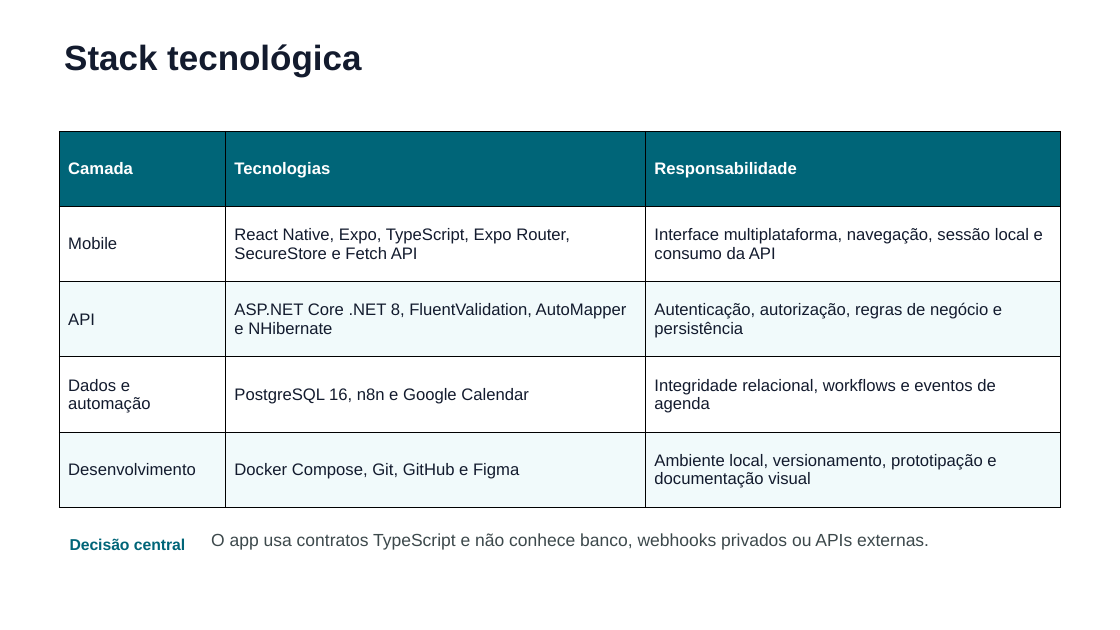
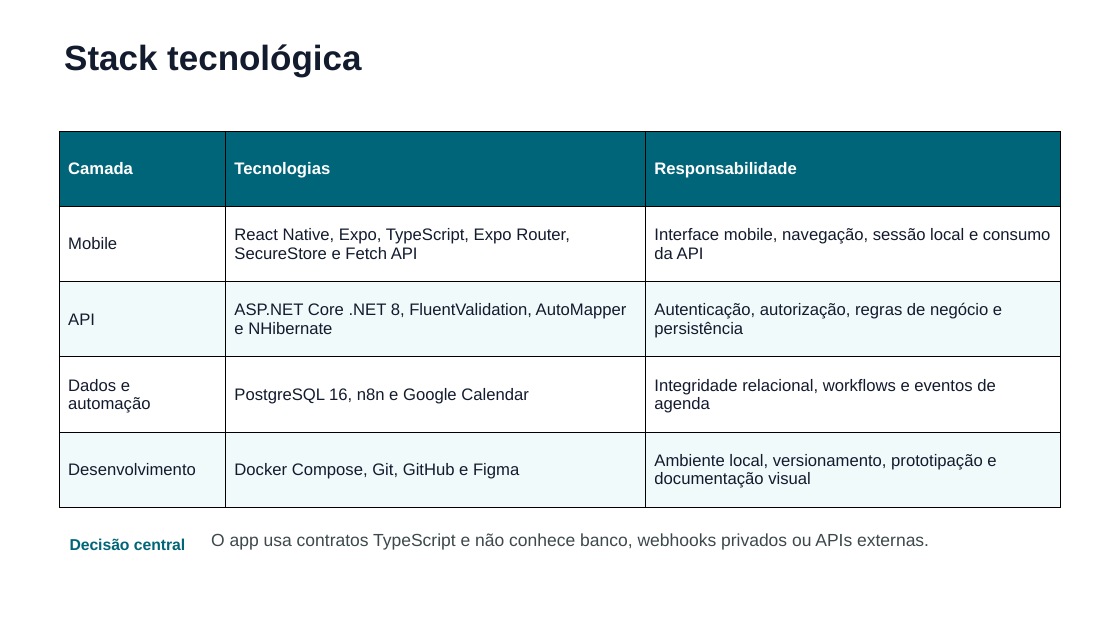
Before and after one commit to mdsl1/agend.ai, a slide deck: slide 9 of docs/apresentacao/AgendAI Profissional.pptx. Drawn at 1120x630 pixels with LibreOffice and Linux fonts; fonts in the diff are those of the drawing. Boxes give left, top, right and bottom in pixels: in the first picture for what was removed or moved away, otherwise in the second. Text is boxed around its words. In the diff, an @@ line names an element or a change of style, - is before the commit and + after.

```diff
--- a/docs/apresentacao/AgendAI Profissional.pptx
+++ b/docs/apresentacao/AgendAI Profissional.pptx
@@ table at (60, 131, 1061, 507) @@
-row 2, column 3: Interface multiplataforma, navegação, sessão local e consumo da API
+row 2, column 3: Interface mobile, navegação, sessão local e consumo da API
```
Also in this commit, not shown: 1 other slide changed, 9 other files.
